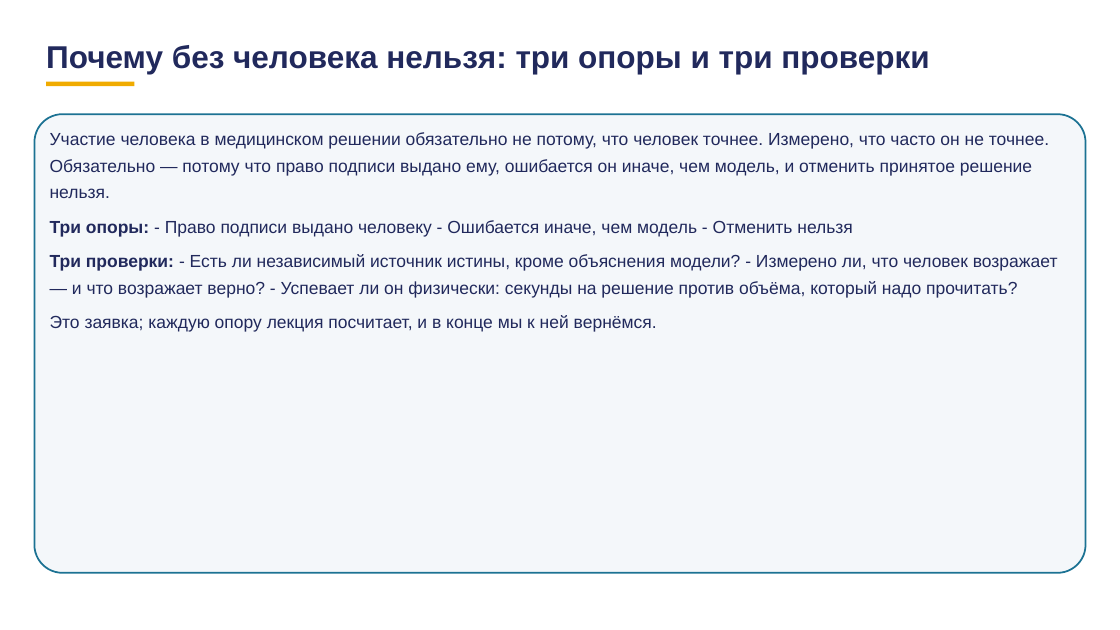
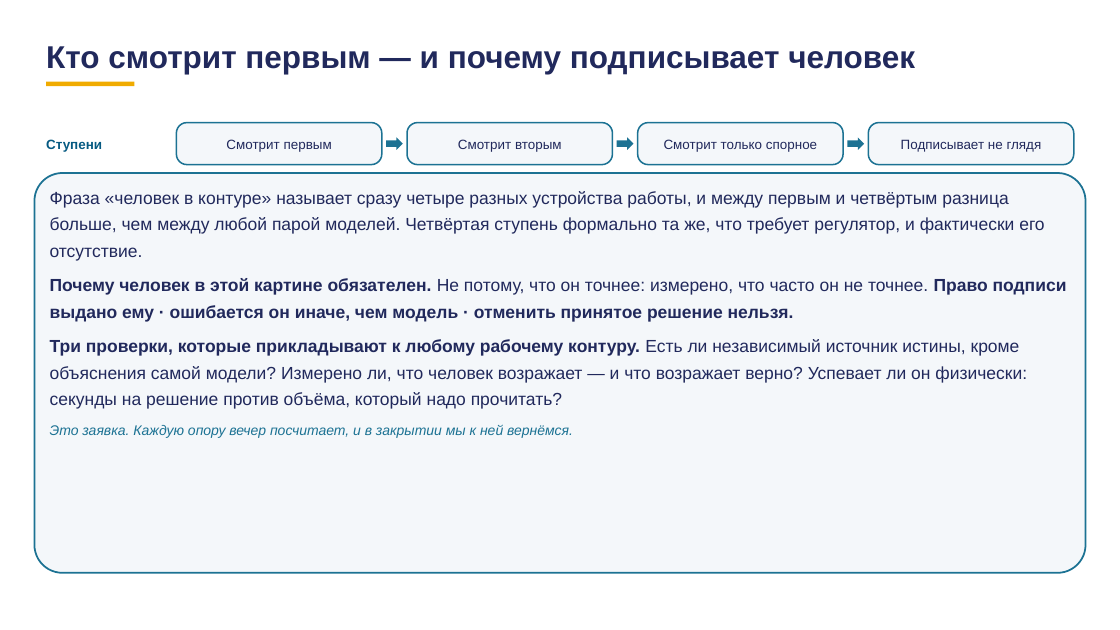
Before and after one commit to tellina-study/AI-usage-lessons, a slide deck: slide 3 of library/lectures/lec-07/rework/deck/lec-07-karkas.pptx (slide 6 before the commit). Drawn at 1120x630 pixels with LibreOffice and Linux fonts; fonts in the diff are those of the drawing. Boxes give left, top, right and bottom in pixels: in the first picture for what was removed or moved away, otherwise in the second. Text is boxed around its words. In the diff, an @@ line names an element or a change of style, - is before the commit and + after.

```diff
--- a/library/lectures/lec-07/rework/deck/lec-07-karkas.pptx
+++ b/library/lectures/lec-07/rework/deck/lec-07-karkas.pptx
@@ text at (46, 46, 915, 74): text changed @@
-Почему без человека нельзя: три опоры и три проверки
+Кто смотрит первым — и почему подписывает человек
@@ text added at (46, 139, 102, 152), 11.5 pt, text #065A82, bold @@
+Ступени
@@ rounded rectangle added at (176, 123, 382, 165), fill #F4F7FA, outline #1C7293 1.3 pt @@
@@ text added at (226, 139, 332, 152), 11.5 pt, text #21295C @@
+Смотрит первым
@@ right arrow added at (386, 138, 403, 150), fill #1C7293 @@
@@ rounded rectangle added at (408, 123, 613, 165), fill #F4F7FA, outline #1C7293 1.3 pt @@
@@ text added at (458, 139, 562, 152), 11.5 pt, text #21295C @@
+Смотрит вторым
@@ right arrow added at (617, 138, 634, 150), fill #1C7293 @@
@@ rounded rectangle added at (638, 123, 844, 165), fill #F4F7FA, outline #1C7293 1.3 pt @@
@@ text added at (664, 139, 817, 152), 11.5 pt, text #21295C @@
+Смотрит только спорное
@@ right arrow added at (848, 138, 865, 150), fill #1C7293 @@
@@ rounded rectangle added at (869, 123, 1075, 165), fill #F4F7FA, outline #1C7293 1.3 pt @@
@@ text added at (901, 139, 1042, 152), 11.5 pt, text #21295C @@
+Подписывает не глядя
@@ rounded rectangle: place and size @@
-rounded rectangle at (34, 114, 1086, 573)
+rounded rectangle at (34, 173, 1086, 573)
@@ rounded rectangle at (34, 173, 1086, 573): proportions changed @@
@@ text at (50, 191, 1067, 438): text changed @@
-Участие человека в медицинском решении обязательно не потому, что человек точнее. Измерено, что часто он не точнее. Обязательно — потому что право подписи выдано ему, ошибается он иначе, чем модель, и отменить принятое решение нельзя.
-Три опоры: - Право подписи выдано человеку - Ошибается иначе, чем модель - Отменить нельзя
-Три проверки: - Есть ли независимый источник истины, кроме объяснения модели? - Измерено ли, что человек возражает — и что возражает верно? - Успевает ли он физически: секунды на решение против объёма, который надо прочитать?
-Это заявка; каждую опору лекция посчитает, и в конце мы к ней вернёмся.
+Фраза «человек в контуре» называет сразу четыре разных устройства работы, и между первым и четвёртым разница больше, чем между любой парой моделей. Четвёртая ступень формально та же, что требует регулятор, и фактически его отсутствие.
+Почему человек в этой картине обязателен. Не потому, что он точнее: измерено, что часто он не точнее. Право подписи выдано ему · ошибается он иначе, чем модель · отменить принятое решение нельзя.
+Три проверки, которые прикладывают к любому рабочему контуру. Есть ли независимый источник истины, кроме объяснения самой модели? Измерено ли, что человек возражает — и что возражает верно? Успевает ли он физически: секунды на решение против объёма, который надо прочитать?
+Это заявка. Каждую опору вечер посчитает, и в закрытии мы к ней вернёмся.
```
Also in this commit, not shown: 63 other slides changed, 38 slides added, 26 slides removed, 3 other files.
